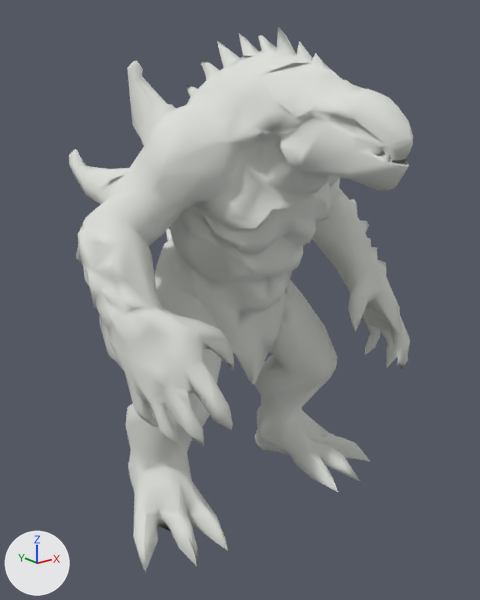
What one commit did to the glTF model assets/chars/monsters/cave-biped.glb.
One viewpoint serves both versions: a camera (50 mm lens) standing at (-1.442, -1.943, 1.506) and looking at (0.052, -0.076, 0.759). Arrows for +X, +Y and +Z are at lower left; the lights stay in place. The picture after the commit comes second. Where no turn or scale is listed for an object, it has been applied to the vertices. Vertices at exactly the same position are counted once.

The first picture shows 'char1'.
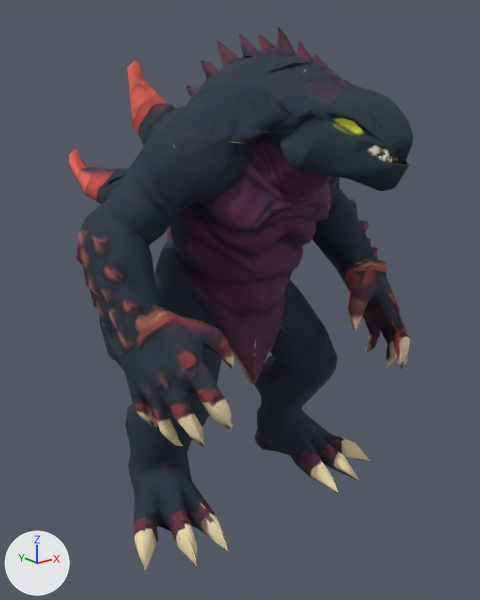
Location of each change, [x1, y1, x2, y2] in pixels of the pictures (480 x 600 px):
'char1', surface changed (darker)
    both: [69, 27, 413, 572]

Edits to the bpy script that builds the scene:
```text
Add img_texture_0:
    img_texture_0 = load_image('texture_0', '_unpacked/texture_0', 512, 512, 'sRGB')
Change mat_material_1:
    remove mat_material_1.base_color = (0.72, 0.74, 0.7)  # light grey #dddfda
    add mat_material_1.texture = img_texture_0
    mat_material_1.roughness: 0.9 -> 0.85
Change me_char1:
    where me_char1.from_pydata(...)  # 2224 vertices, 4466 faces; spans x -0.6..0.6, y -0.85..0.85, z 0.0..1.69
    used by ob_char1; location = (0.0, 0.0, 0.0)
    me_char1 part 1: texture (UV) coordinates changed
```
